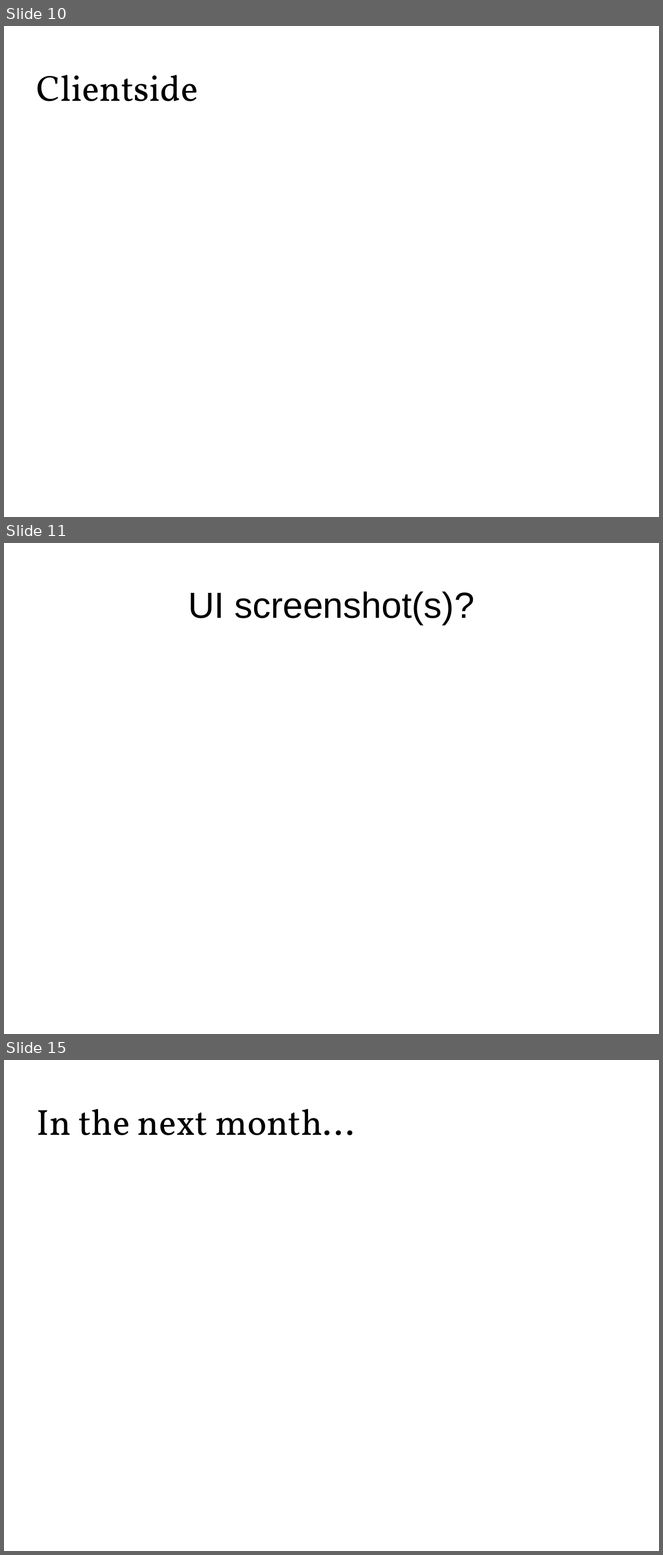
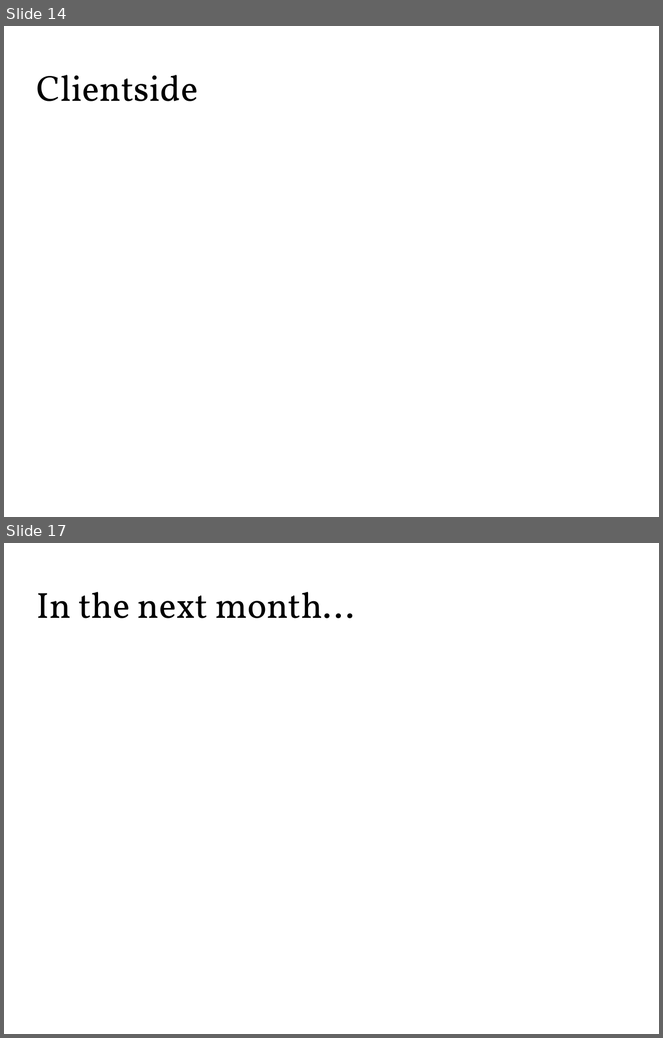
Before and after one commit to Zandrr/phonebook.js, a slide deck: documentation/ecen5013_presentation.odp. Shown one above the other, each under a label of ours: slides 10, 11 and 15 before the commit, slides 14 and 17 after it; the slides between them are not shown. The pictures are 663x1555 and 663x1038 pixels, drawn with LibreOffice and Linux fonts; fonts in the diff are those of the drawing. Boxes give left, top, right and bottom in pixels: in the first picture for what was removed or moved away, otherwise in the second. Text is boxed around its words. In the diff, an @@ line names an element or a change of style, - is before the commit and + after.

```diff
--- a/documentation/ecen5013_presentation.odp
+++ b/documentation/ecen5013_presentation.odp
@@ slide 11 removed at <box>4,543,659,1034</box>, background #FFFFFF @@
@@ title removed at <box>188,591,475,625</box> @@
-UI screenshot(s)?
@@ what was slide 10 is now slide 14 @@
@@ what was slide 15 is now slide 17 @@
```
Also in this commit, not shown: 1 slide changed, 12 slides added, 9 other slides removed, 2 other files.
